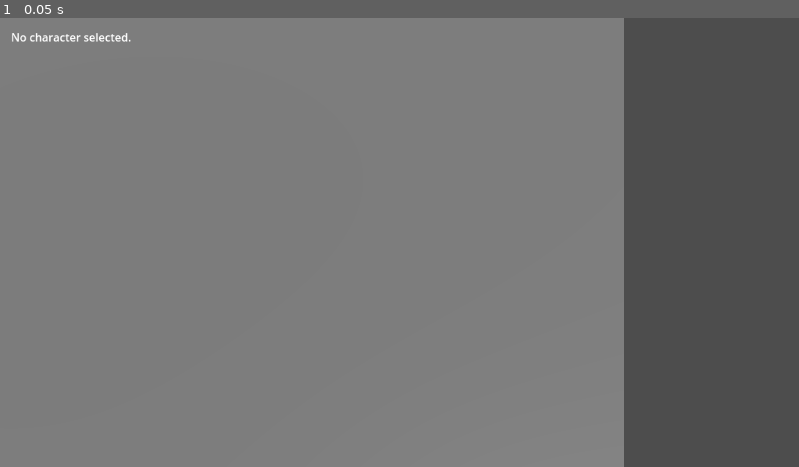
Above: before the commit, frame 1.
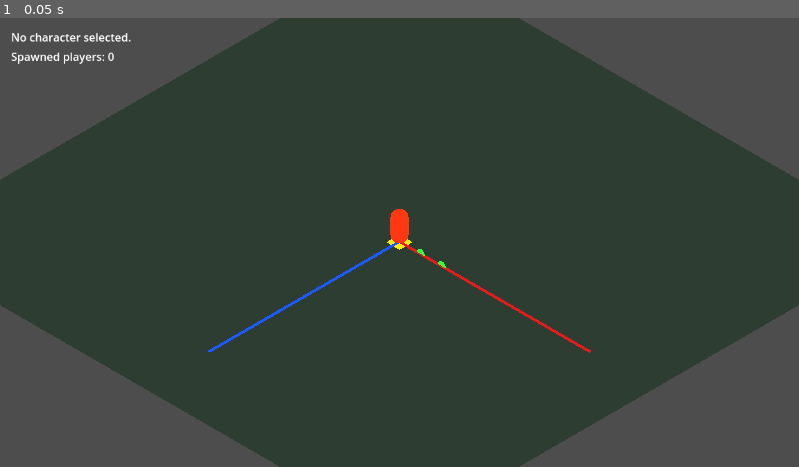
Above: after the commit, the same moment.

Repository: ademastrie/rpg_prototype
Game: Godot game, scene res://scenes/client/client_game.tscn
The game is run twice, just before and just after one commit, with the same random seed, the same clock (stepped at 60 frames per second) and the same inputs. This scene is started directly instead of the project's main scene.
Inputs:
- Up to frame 1 (0.05 s): no input

The runs differ from the first frame. In frame 1, 89% of the frame differs, in the area x 0-100%, y 0-100%.

Commit message:
Improve 3D client scene visibility

Diff:
--- a/godot/scenes/client/client_game.tscn
+++ b/godot/scenes/client/client_game.tscn
@@ -1,11 +1,47 @@
-[gd_scene load_steps=5 format=3]
+[gd_scene load_steps=15 format=3]
 
 [ext_resource type="Script" path="res://scripts/client/client_game.gd" id="1_client_game"]
 [ext_resource type="PackedScene" path="res://scenes/shared/player_placeholder_3d.tscn" id="2_player_placeholder_3d"]
 [ext_resource type="Script" path="res://scripts/shared/world_spawner.gd" id="3_world_spawner"]
+[ext_resource type="Script" path="res://scripts/client/isometric_camera.gd" id="4_isometric_camera"]
 
 [sub_resource type="PlaneMesh" id="PlaneMesh_ground"]
-size = Vector2(24, 24)
+size = Vector2(48, 48)
+
+[sub_resource type="StandardMaterial3D" id="StandardMaterial3D_ground"]
+albedo_color = Color(0.18, 0.24, 0.2, 1)
+shading_mode = 0
+
+[sub_resource type="BoxMesh" id="BoxMesh_axis_x"]
+size = Vector3(18, 0.08, 0.18)
+
+[sub_resource type="StandardMaterial3D" id="StandardMaterial3D_axis_x"]
+albedo_color = Color(0.9, 0.12, 0.12, 1)
+shading_mode = 0
+
+[sub_resource type="BoxMesh" id="BoxMesh_axis_z"]
+size = Vector3(0.18, 0.08, 18)
+
+[sub_resource type="StandardMaterial3D" id="StandardMaterial3D_axis_z"]
+albedo_color = Color(0.12, 0.35, 1, 1)
+shading_mode = 0
+
+[sub_resource type="SphereMesh" id="SphereMesh_origin"]
+radius = 0.45
+height = 0.9
+
+[sub_resource type="StandardMaterial3D" id="StandardMaterial3D_origin"]
+albedo_color = Color(1, 1, 1, 1)
+shading_mode = 0
+
+[sub_resource type="CylinderMesh" id="CylinderMesh_spawn"]
+top_radius = 0.35
+bottom_radius = 0.35
+height = 0.08
+
+[sub_resource type="StandardMaterial3D" id="StandardMaterial3D_spawn"]
+albedo_color = Color(0.2, 1, 0.25, 1)
+shading_mode = 0
 
 [node name="Game" type="Node3D"]
 script = ExtResource("1_client_game")
@@ -17,18 +53,56 @@
 offset_bottom = 40.0
 text = "Client game scene scaffold"
 
+[node name="SpawnCountLabel" type="Label" parent="."]
+offset_left = 16.0
+offset_top = 44.0
+offset_right = 260.0
+offset_bottom = 68.0
+text = "Spawned players: 0"
+
 [node name="WorldSpawner" type="Node3D" parent="."]
 script = ExtResource("3_world_spawner")
 player_placeholder_scene = ExtResource("2_player_placeholder_3d")
 
+[node name="LocalDebugPlayer_NotNetworked" parent="." instance=ExtResource("2_player_placeholder_3d")]
+position = Vector3(0, 0, 0)
+
 [node name="Ground" type="MeshInstance3D" parent="."]
 mesh = SubResource("PlaneMesh_ground")
+surface_material_override/0 = SubResource("StandardMaterial3D_ground")
+
+[node name="XAxisMarker" type="MeshInstance3D" parent="."]
+transform = Transform3D(1, 0, 0, 0, 1, 0, 0, 0, 1, 9, 0.06, 0)
+mesh = SubResource("BoxMesh_axis_x")
+surface_material_override/0 = SubResource("StandardMaterial3D_axis_x")
+
+[node name="ZAxisMarker" type="MeshInstance3D" parent="."]
+transform = Transform3D(1, 0, 0, 0, 1, 0, 0, 0, 1, 0, 0.07, 9)
+mesh = SubResource("BoxMesh_axis_z")
+surface_material_override/0 = SubResource("StandardMaterial3D_axis_z")
+
+[node name="OriginMarker" type="MeshInstance3D" parent="."]
+transform = Transform3D(1, 0, 0, 0, 1, 0, 0, 0, 1, 0, 0.5, 0)
+mesh = SubResource("SphereMesh_origin")
+surface_material_override/0 = SubResource("StandardMaterial3D_origin")
+
+[node name="SpawnAreaMarkerA" type="MeshInstance3D" parent="."]
+transform = Transform3D(1, 0, 0, 0, 0, 1, 0, -1, 0, 2, 0.08, 0)
+mesh = SubResource("CylinderMesh_spawn")
+surface_material_override/0 = SubResource("StandardMaterial3D_spawn")
+
+[node name="SpawnAreaMarkerB" type="MeshInstance3D" parent="."]
+transform = Transform3D(1, 0, 0, 0, 0, 1, 0, -1, 0, 4, 0.08, 0)
+mesh = SubResource("CylinderMesh_spawn")
+surface_material_override/0 = SubResource("StandardMaterial3D_spawn")
 
 [node name="Camera3D" type="Camera3D" parent="."]
-transform = Transform3D(1, 0, 0, 0, 0.707107, 0.707107, 0, -0.707107, 0.707107, 6, 8, 6)
+transform = Transform3D(1, 0, 0, 0, 0.707107, 0.707107, 0, -0.707107, 0.707107, 10, 12, 10)
 projection = 1
-size = 12.0
+size = 30.0
 current = true
+far = 200.0
+script = ExtResource("4_isometric_camera")
 
 [node name="DirectionalLight3D" type="DirectionalLight3D" parent="."]
 transform = Transform3D(0.707107, -0.5, 0.5, 0, 0.707107, 0.707107, -0.707107, -0.5, 0.5, 0, 6, 0)
--- a/godot/scenes/shared/player_placeholder_3d.tscn
+++ b/godot/scenes/shared/player_placeholder_3d.tscn
@@ -1,22 +1,30 @@
-[gd_scene load_steps=4 format=3]
+[gd_scene load_steps=5 format=3]
 
 [sub_resource type="CapsuleMesh" id="CapsuleMesh_player"]
-radius = 0.35
-height = 1.6
+radius = 0.45
+height = 1.9
 
 [sub_resource type="StandardMaterial3D" id="StandardMaterial3D_body"]
-albedo_color = Color(0.25, 0.55, 0.95, 1)
+albedo_color = Color(1, 0.22, 0.08, 1)
+shading_mode = 0
+emission_enabled = true
+emission = Color(1, 0.08, 0.02, 1)
+emission_energy_multiplier = 0.6
+
+[sub_resource type="StandardMaterial3D" id="StandardMaterial3D_marker"]
+albedo_color = Color(1, 0.92, 0.08, 1)
+shading_mode = 0
 
 [sub_resource type="BoxMesh" id="BoxMesh_marker"]
-size = Vector3(0.9, 0.08, 0.9)
+size = Vector3(1.2, 0.08, 1.2)
 
 [node name="PlayerPlaceholder3D" type="Node3D"]
 
 [node name="Body" type="MeshInstance3D" parent="."]
-transform = Transform3D(1, 0, 0, 0, 1, 0, 0, 0, 1, 0, 0.85, 0)
+transform = Transform3D(1.35, 0, 0, 0, 1.35, 0, 0, 0, 1.35, 0, 1.35, 0)
 mesh = SubResource("CapsuleMesh_player")
 surface_material_override/0 = SubResource("StandardMaterial3D_body")
 
 [node name="GroundMarker" type="MeshInstance3D" parent="."]
 mesh = SubResource("BoxMesh_marker")
-surface_material_override/0 = SubResource("StandardMaterial3D_body")
+surface_material_override/0 = SubResource("StandardMaterial3D_marker")
--- a/godot/scripts/client/client_game.gd
+++ b/godot/scripts/client/client_game.gd
@@ -4,11 +4,15 @@
 @export var server_port: int = 7777
 
 @onready var status_label: Label = $StatusLabel
+@onready var spawn_count_label: Label = $SpawnCountLabel
+@onready var world_spawner: Node3D = $WorldSpawner
 
 var selected_character: Dictionary = {}
 
 
 func _ready() -> void:
+	world_spawner.spawned_player_count_changed.connect(_on_spawned_player_count_changed)
+	_on_spawned_player_count_changed(0)
 	set_selected_character(ClientSession.selected_character)
 	_connect_to_server()
 
@@ -52,3 +56,8 @@
 
 func _on_server_disconnected() -> void:
 	print("Disconnected from game server.")
+
+
+func _on_spawned_player_count_changed(count: int) -> void:
+	spawn_count_label.text = "Spawned players: %s" % count
+	print("Spawned player count: %s" % count)
--- /dev/null
+++ b/godot/scripts/client/isometric_camera.gd
@@ -0,0 +1,14 @@
+extends Camera3D
+
+@export var camera_position: Vector3 = Vector3(20, 20, 20)
+@export var look_at_target: Vector3 = Vector3.ZERO
+@export var orthographic_size: float = 30.0
+
+
+func _ready() -> void:
+	projection = Camera3D.PROJECTION_ORTHOGONAL
+	size = orthographic_size
+	far = 200.0
+	current = true
+	global_position = camera_position
+	look_at(look_at_target, Vector3.UP)
--- a/godot/scripts/shared/world_spawner.gd
+++ b/godot/scripts/shared/world_spawner.gd
@@ -1,4 +1,6 @@
 extends Node3D
+
+signal spawned_player_count_changed(count: int)
 
 @export var player_placeholder_scene: PackedScene
 
@@ -45,7 +47,8 @@
 	add_child(player)
 	_spawned_nodes[peer_id] = player
 
-	print("Spawned player for peer %s at %s." % [peer_id, spawn_position])
+	print("Instantiated player placeholder: peer_id=%s spawn_position=%s node_name=%s" % [peer_id, spawn_position, player.name])
+	spawned_player_count_changed.emit(_spawned_nodes.size())
 
 
 @rpc("authority", "call_remote", "reliable")
@@ -56,3 +59,4 @@
 	_spawned_nodes[peer_id].queue_free()
 	_spawned_nodes.erase(peer_id)
 	print("Despawned player for peer %s." % peer_id)
+	spawned_player_count_changed.emit(_spawned_nodes.size())
Not shown, added: godot/scripts/client/isometric_camera.gd.uid
